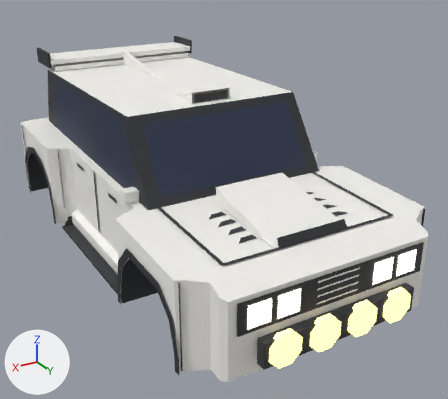
What one commit did to the FBX model assets/meshes/furia/Furia.fbx.
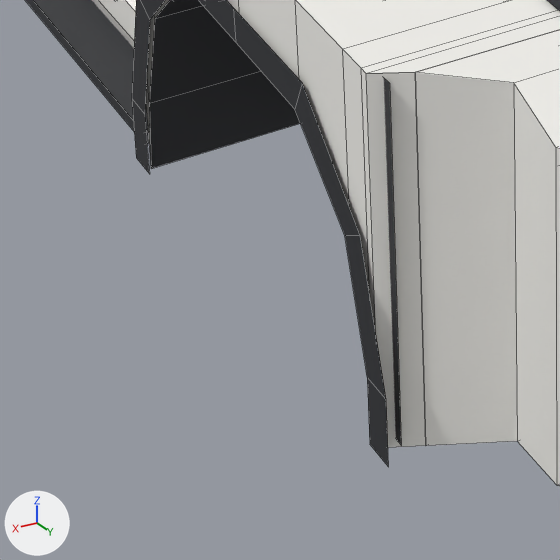
The first picture shows the older version from a camera (50 mm lens) standing at (7.71, 14.64, 6.66) and looking at (-0.37, 1.18, -0.07). The close-ups show the older and then the newer version on the part from 19% to 49% of the width and 66% to 100% of the height of that picture. Only the edits that show in the close-ups are written down. The lights are fixed; the arrows at lower left show +X, +Y and +Z. The close-ups show mesh edges as thin lines.

Before the edit, the objects in view are built like this:
```python
me_archlip_fr = bpy.data.meshes.new('ArchLip_FR')
me_archlip_fr.from_pydata(...)  # 18 vertices, 8 faces; spans x 3.35, y 2.45..5.65, z -1.42..0.37
me_archlip_fr.materials.append(mat_trim)  # dark grey #2f3035
me_fender_fr = bpy.data.meshes.new('Fender_FR')
me_fender_fr.from_pydata(...)  # 22 vertices, 10 faces; spans x 3.12..3.32, y 2.55..5.6, z -1.42..0.8
me_fender_fr.materials.append(mat_body)  # white #f7f6f1
me_ink_bumpf_r = bpy.data.meshes.new('Ink_BumpF_R')
me_ink_bumpf_r.from_pydata([(3.25, 5.59, 0.66), (3.25, 5.51, 0.66), (3.25, 5.51, -1.37), (3.25, 5.59, -1.37)], [], [(0, 1, 2, 3)])
me_ink_bumpf_r.materials.append(mat_trim)  # dark grey #2f3035
ob_archlip_fr = bpy.data.objects.new('ArchLip_FR', me_archlip_fr)
ob_archlip_fr.location = (0.0, 0.0, 0.0)
ob_fender_fr = bpy.data.objects.new('Fender_FR', me_fender_fr)
ob_fender_fr.location = (0.0, 0.0, 0.0)
ob_ink_bumpf_r = bpy.data.objects.new('Ink_BumpF_R', me_ink_bumpf_r)
ob_ink_bumpf_r.location = (0.0, 0.0, 0.0)
# also in view: 'BumperFront' at (0.0, 5.95, -0.37); 'Opt_Skirts_Blade_AccSideBlade_R' at (2.97, 0.0, -1.3); 'Hood' at (0.0, 4.07, 0.74); 'Underbody' at (0.0, 0.33, -0.52); 'Opt_Skirts_Side_AccSkirt_R' at (2.82, 0.0, -1.22)
```
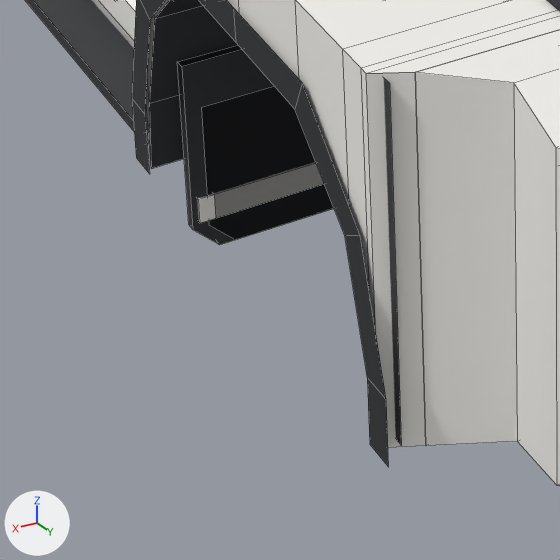
Changed parts and their boxes (x1, y1, x2, y2) in the close-ups (560 x 560 px):
'Opt_Mudflaps_Long_AccMudflapsLong', added
    after: (178, 45, 333, 245)
'Opt_Mudflaps_Rally_AccMudflaps', added
    after: (201, 87, 334, 240)
'Opt_Mudflaps_Long_AccMudflapsLongBand', added
    after: (197, 162, 324, 223)
'Opt_Mudflaps_Rally_AccMudflapsBand', added
    after: (215, 162, 324, 217)

The edits, one by one:
Mesh me_opt_mudflaps_long_accmudflapslongband is new.
It consists of a box spanning x 2.04..3.12, y 2.7..2.8, z -1.75..-1.59; a box spanning x -3.12..-2.04, y 2.7..2.8, z -1.75..-1.59; a box spanning x 2.04..3.12, y -5.4..-5.3, z -1.75..-1.59; a box spanning x -3.12..-2.04, y -5.4..-5.3, z -1.75..-1.59.
It uses material mat_body (white #f7f6f1).
Mesh me_opt_mudflaps_rally_accmudflaps is new.
It has 40 vertices, 28 faces and spans x -3.06..3.06, y -5.38..2.78, z -1.95..-1.0.
It uses material mat_trim (dark grey #2f3035).
Mesh me_opt_mudflaps_rally_accmudflapsband is new.
It consists of a box spanning x 2.14..3.02, y 2.7..2.8, z -1.75..-1.59; a box spanning x -3.02..-2.14, y 2.7..2.8, z -1.75..-1.59; a box spanning x 2.14..3.02, y -5.4..-5.3, z -1.75..-1.59; a box spanning x -3.02..-2.14, y -5.4..-5.3, z -1.75..-1.59.
It uses material mat_body (white #f7f6f1).
Mesh me_opt_mudflaps_long_accmudflapslong is new.
It has 40 vertices, 28 faces and spans x -3.16..3.16, y -5.38..2.78, z -1.95..-0.7.
It uses material mat_trim (dark grey #2f3035).
Object 'Opt_Mudflaps_Long_AccMudflapsLongBand' (ob_opt_mudflaps_long_accmudflapslongband) is new; it shows me_opt_mudflaps_long_accmudflapslongband.
Its location is (0.0, 0.0, 0.0).
Object 'Opt_Mudflaps_Rally_AccMudflaps' (ob_opt_mudflaps_rally_accmudflaps) is new; it shows me_opt_mudflaps_rally_accmudflaps.
Its location is (0.0, 0.0, 0.0).
Object 'Opt_Mudflaps_Rally_AccMudflapsBand' (ob_opt_mudflaps_rally_accmudflapsband) is new; it shows me_opt_mudflaps_rally_accmudflapsband.
Its location is (0.0, 0.0, 0.0).
Object 'Opt_Mudflaps_Long_AccMudflapsLong' (ob_opt_mudflaps_long_accmudflapslong) is new; it shows me_opt_mudflaps_long_accmudflapslong.
Its location is (0.0, 0.0, 0.0).
